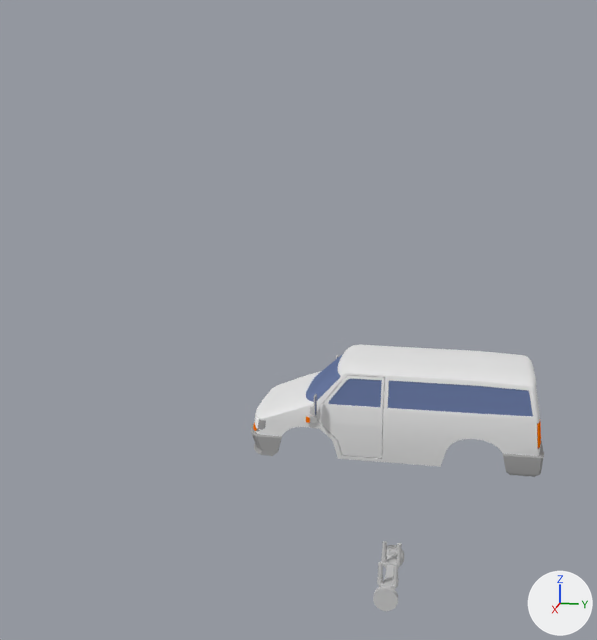
One commit to the Blender file Openhypt/OpenhyptProject/Assets/Vehicles/Evuclov 11/Evuclov 11.blend: the scene before it, then after it.
Both versions are drawn from a 50 mm lens placed at (20.91, 1.58, 9.18), pointed at (2.94, -2.01, 4.69). The lights are fixed; the arrows at lower right show +X, +Y and +Z.

The first picture shows 'Evuclov 11 Chassis', 'Evuclov 11 Suspension'.
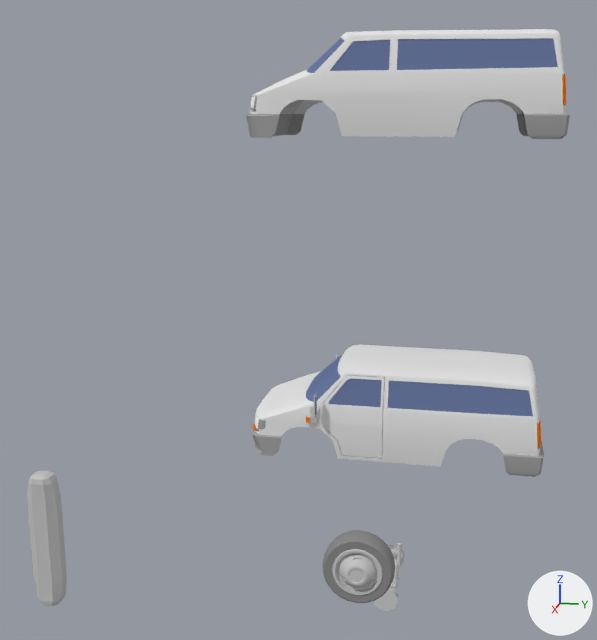
Pixel boxes [x1, y1, x2, y2] of what changed, in the pictures (597 x 640 px):
'Evuclov 11 Col', shown: after [246, 29, 570, 139]
'PiriEstimate', shown: after [27, 471, 67, 606]
'Evuclov 11 Wheel', shown: after [323, 530, 395, 603]

Edits to the bpy script that builds the scene:
```text
Change ob_evuclov_11_col:
    remove ob_evuclov_11_col.hide_viewport = True
Change ob_evuclov_11_wheel:
    remove ob_evuclov_11_wheel.hide_viewport = True
Change ob_piriestimate:
    remove ob_piriestimate.hide_viewport = True
```
